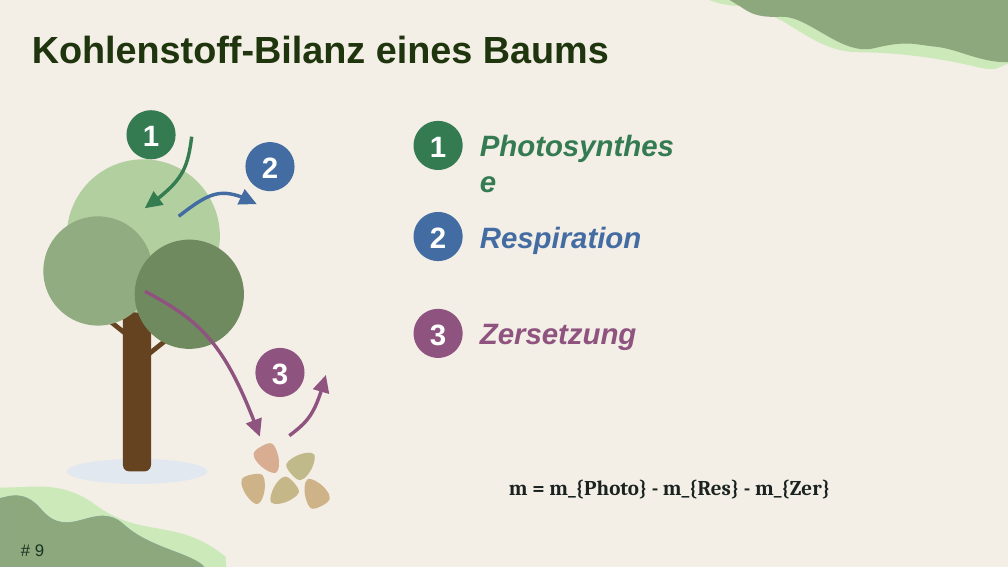
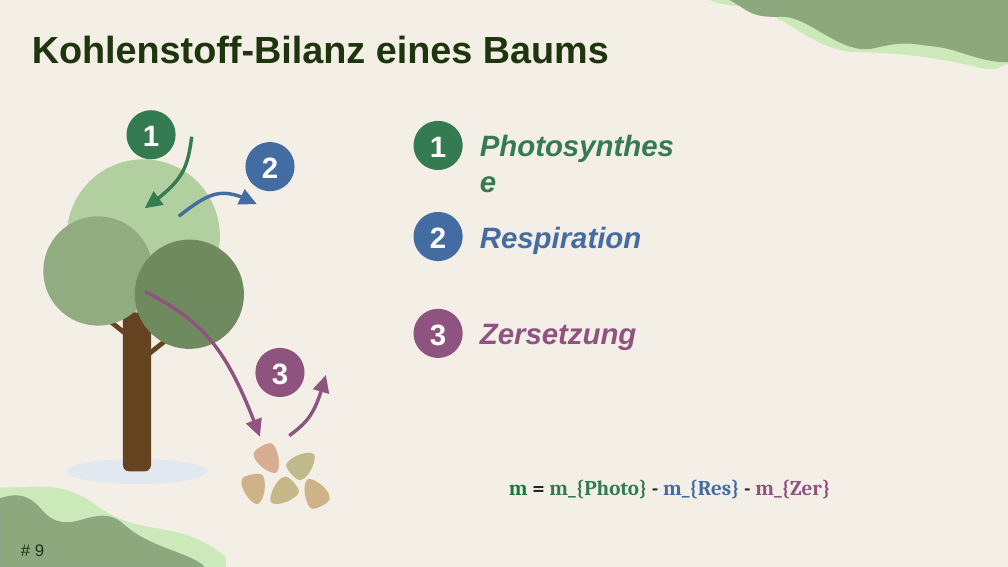
Before and after one commit to TimoDiepers/woodway, a slide deck: slide 9 of docs/slides/dissvortrag.pptx. Drawn at 1008x567 pixels with LibreOffice and Linux fonts; fonts in the diff are those of the drawing; background and template pictures are left out. Boxes give left, top, right and bottom in pixels: in the first picture for what was removed or moved away, otherwise in the second. Text is boxed around its words. In the diff, an @@ line names an element or a change of style, - is before the commit and + after.

```diff
--- a/docs/slides/dissvortrag.pptx
+++ b/docs/slides/dissvortrag.pptx
@@ text "m = m_{Photo} - m_{Res} ..." at [509, 479, 830, 499]: text colour #1A2320 to #1B7837 in "m"; text colour #1A2320 to #347B52 in "m_{Photo}"; text colour #1A2320 to #436CA2 in "m_{Res}"; text colour #1A2320 to #8E547F in "m_{Zer}" @@
```
Also in this commit, not shown: 9 other slides changed, 1 slide added.
